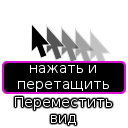
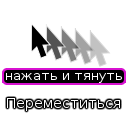
Layer changes from the first 128x128 image to the second:
renamed "нажать и перетащить" to "нажать и тянуть", painted on it over (x1=6, y1=65, x2=122, y2=92)
painted on "mouse box" over (x1=2, y1=61, x2=126, y2=94)
renamed "Переместить вид" to "Переместиться", painted on it over (x1=7, y1=97, x2=120, y2=125)
painted on "Drop Shadow" over (x1=5, y1=95, x2=122, y2=127)
